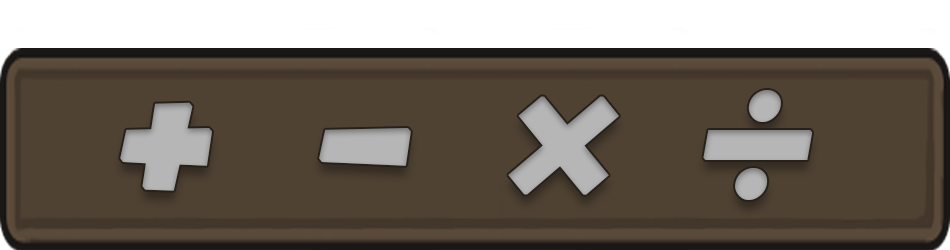
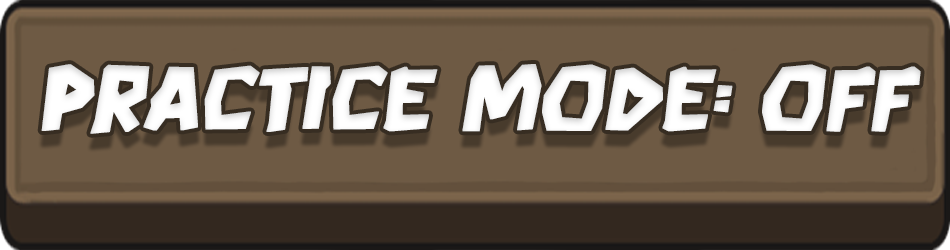
Layers edited between the first and the second 950×250 image:
renamed "× ÷" to "practice mode: off", painted on it over [41, 49, 921, 159]
removed layer "+ -" (1st of 2) over [120, 61, 411, 150]
showed "Button" over [0, 0, 950, 250]
renamed "× ÷" to "+ - × ÷", hid it, painted on it over [200, 90, 813, 202]
removed layer "+ -" (2nd of 2) over [120, 102, 411, 191]
showed "Practice mode: off", painted on it over [38, 113, 918, 183]
hid "ButtonPressed" over [0, 28, 950, 250]
